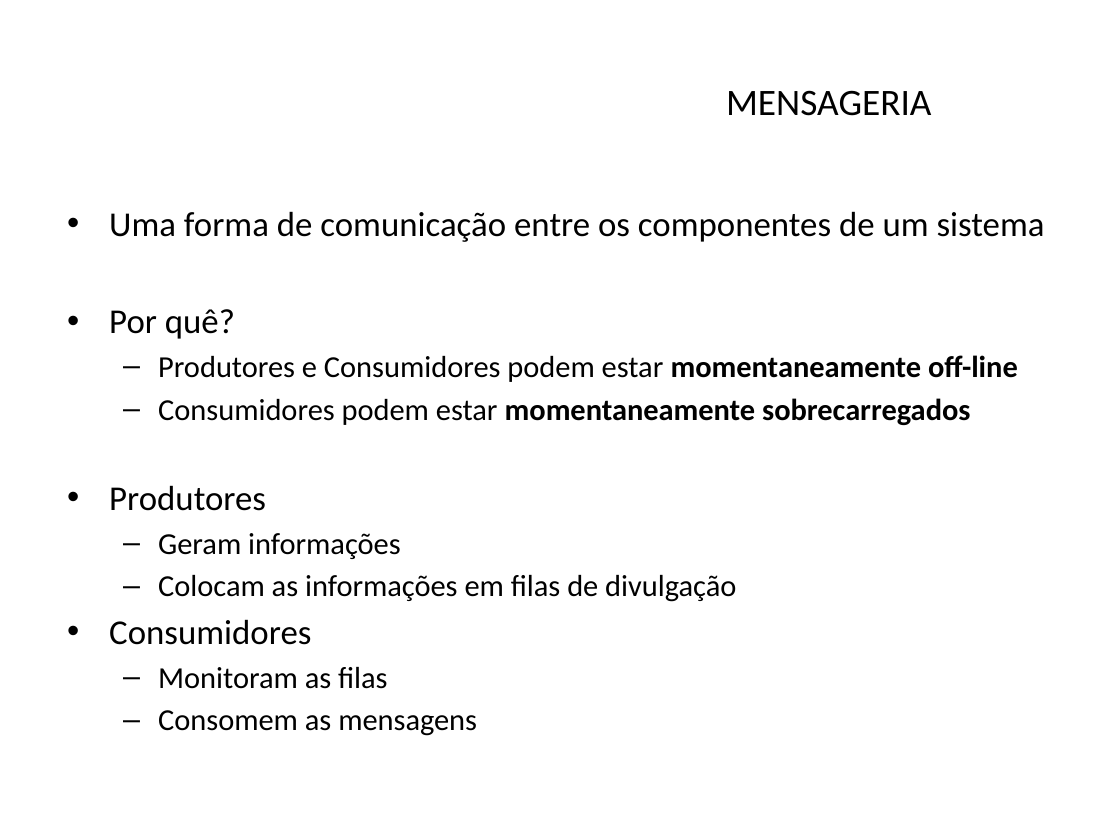
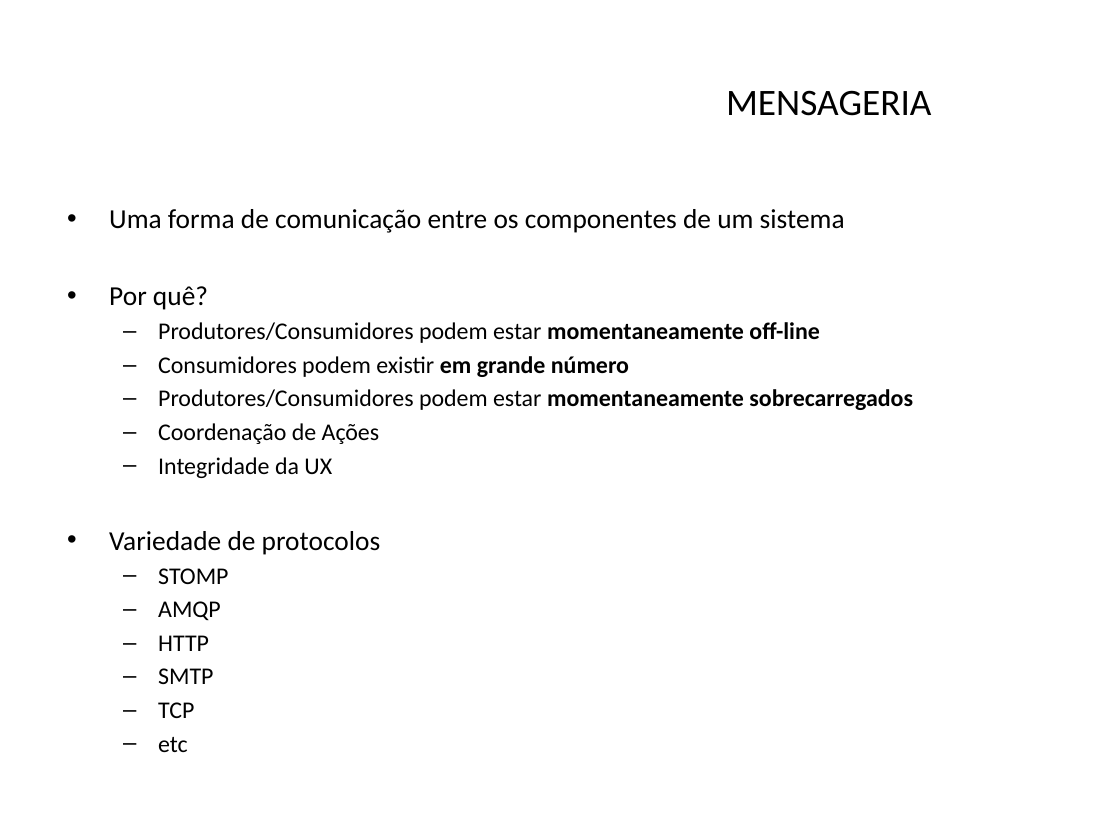
Before and after one commit to alexfdealmeida/alfa-eaes-servicos, a slide deck: slide 25 of slides/Arquitetura Orientada a Serviços.pptx (slide 20 before the commit). Drawn at 1120x840 pixels with LibreOffice and Linux fonts; fonts in the diff are those of the drawing; background and template pictures are left out. Boxes give left, top, right and bottom in pixels: in the first picture for what was removed or moved away, otherwise in the second. Text is boxed around its words. In the diff, an @@ line names an element or a change of style, - is before the commit and + after.

Commit message:
Updates do powerpoint (#22)

```diff
--- a/slides/Arquitetura Orientada a Serviços.pptx
+++ b/slides/Arquitetura Orientada a Serviços.pptx
@@ text at bbox=[109, 209, 845, 310]: size 22.4 to 17.6 pt in "Uma forma de comunicação entre os componentes ...", "Por quê?" @@
@@ text at bbox=[109, 322, 913, 718]: text changed; size 19.6 to 15.4 pt @@
-  – Produtores e Consumidores podem estar momentaneamente off-line
-  – Consumidores podem estar momentaneamente sobrecarregados
-• Produtores
-  – Geram informações
-  – Colocam as informações em filas de divulgação
-• Consumidores
-  – Monitoram as filas
-  – Consomem as mensagens
+  – Produtores/Consumidores podem estar momentaneamente off-line
+  – Consumidores podem existir em grande número
+  – Produtores/Consumidores podem estar momentaneamente sobrecarregados
+  – Coordenação de Ações
+  – Integridade da UX
+• Variedade de protocolos
+  – STOMP
+  – AMQP
+  – HTTP
+  – SMTP
+  – TCP
+  – etc
```
Also in this commit, not shown: 1 other slide changed, 15 slides added, 3 other files.
